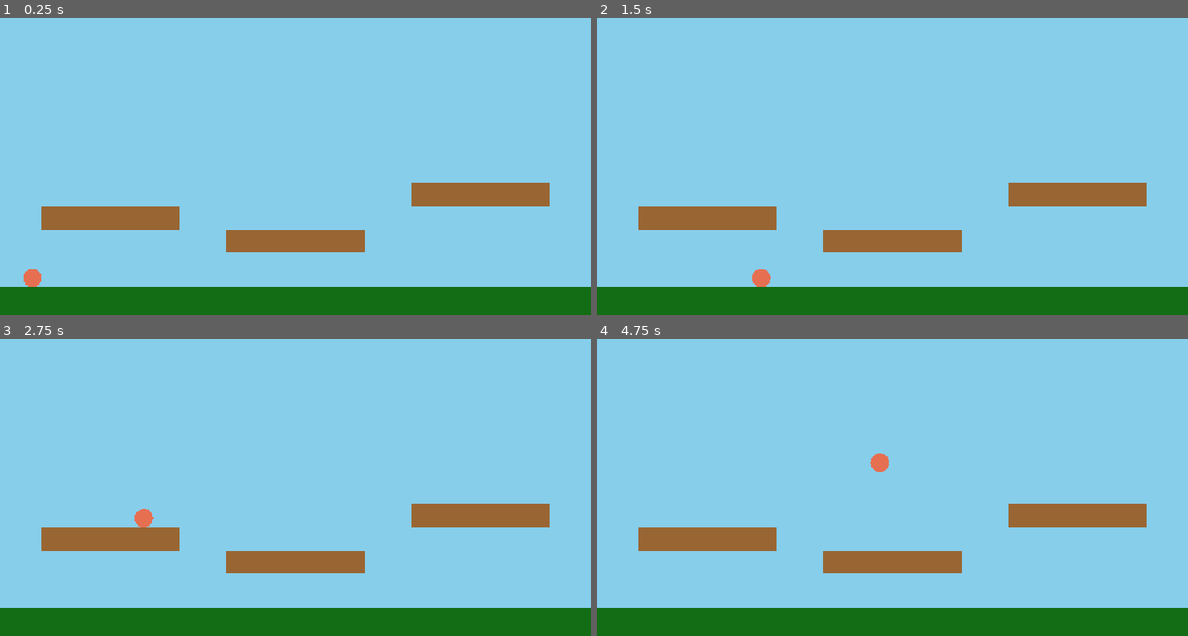
Above: before the commit, frames 1-4 (two rows, left to right).
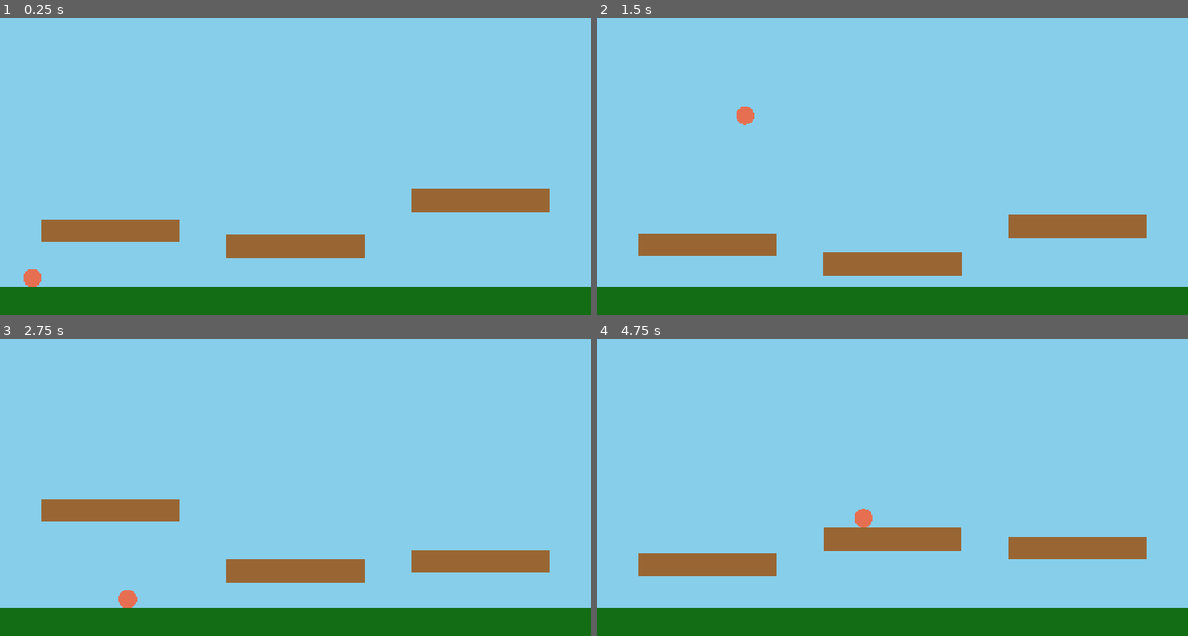
Above: after the commit, the same moments.

Repository: tjrink/WindPrototype
Game: Godot game, scene res://main_scene.tscn
The game is run twice, just before and just after one commit, with the same random seed, the same clock (stepped at 60 frames per second) and the same inputs.
Inputs:
- Up to frame 1 (0.25 s): no input
- Up to frame 2 (1.5 s): tap Enter (ui_accept) at 0.5, 0.77 s; hold Right (ui_right) from 0.53 s (still down)
- Up to frame 3 (2.75 s): tap Enter (ui_accept) at 1.52 s; release Right (ui_right) at 2.03 s; hold Left (ui_left) from 2.03 s (still down)
- Up to frame 4 (4.75 s): release Left (ui_left) at 2.78 s; hold Right (ui_right) 2.78-4.28 s; tap Enter (ui_accept) at 3.02, 3.77, 4.52 s; hold Left (ui_left) from 4.28 s (still down)

The runs differ from the first frame. In frame 1, 3.7% of the frame differs, in the area x 7-93%, y 55-81%; in frame 2, 11%, in the area x 7-93%, y 29-91%; in frame 3, 8.8%; in frame 4, 11%.

Commit message:
Implemented platform movement.

Diff:
--- a/platform.gd
+++ b/platform.gd
@@ -1,10 +1,16 @@
 extends StaticBody2D
 
-# Exported variables that can be set by the spawner
-@export var platform_width: float = 100.0
-@export var platform_height: float = 50.0
-@export var max_travel: float = 0.0
-@export var cycle_speed: float = 1.0
+# Exported variables that can be set by spawning script
+@export var platform_width: float = 100.0 #Start x
+@export var platform_height: float = 50.0 #Start Y position
+@export var max_travel: float = 150.0 #Amplitude - how much variance can the platform see from it's starting point
+@export var cycle_speed: float = 1.0 #Cycle frequency
+
+@export var initial_offset: float = 0.0 # Use this to stagger movement if you have multiple platforms
+
+#Management of platform sate
+var time_elapsed: float = 0.0
+var start_y: float = 0.0
 
 # Platform sizing/resizing properties
 var shrink_rate = 50.0 # Units per second to shrink
@@ -22,6 +28,9 @@
 var area_shape: RectangleShape2D
 
 func _ready() -> void:
+	start_y = position.y #Sets tracking to internal position
+	time_elapsed = initial_offset #Sets tracking to initial offset
+
 	# Set the maximum size based on the initial width set by the spawner
 	max_width = platform_width
 	_setup_initial_shapes()
@@ -101,6 +110,13 @@
 
 
 func _process(delta: float):
+
+	#Moves platforms across sine wave
+	time_elapsed+=delta #Keeps time_elapsed in sync with game time
+	var y_offset = sin(time_elapsed * cycle_speed) * max_travel #Calculate offset in sine wave
+	position.y = start_y + y_offset #Moves platform
+
+
 	#Shrinks the platform when the player is on it, grows it when player is off
 	if player_is_on:
 		shrink_platform(delta)
